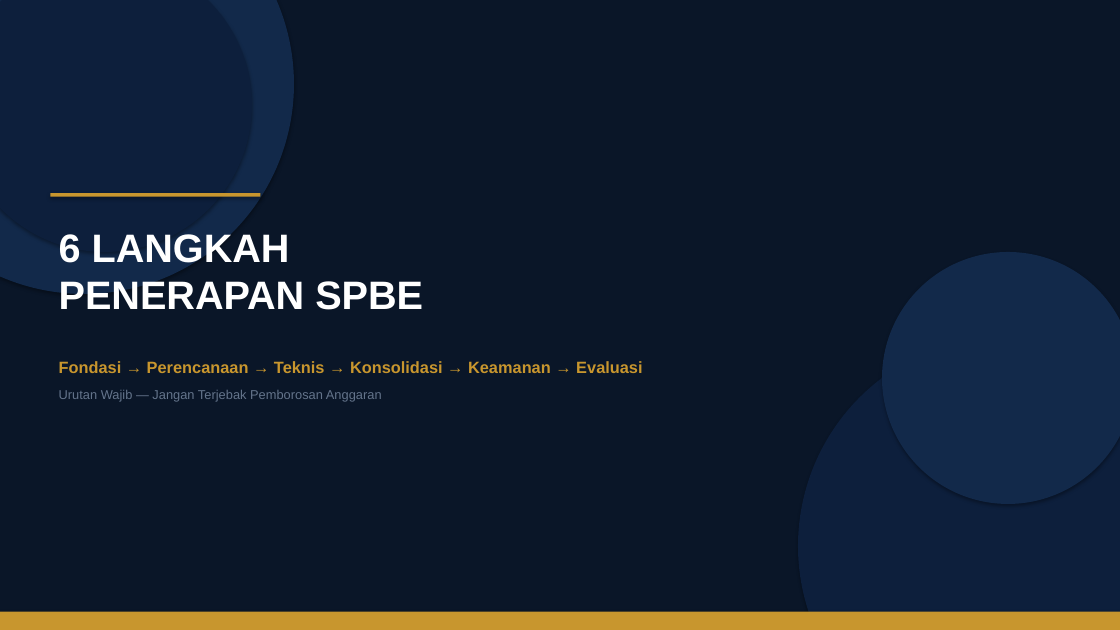
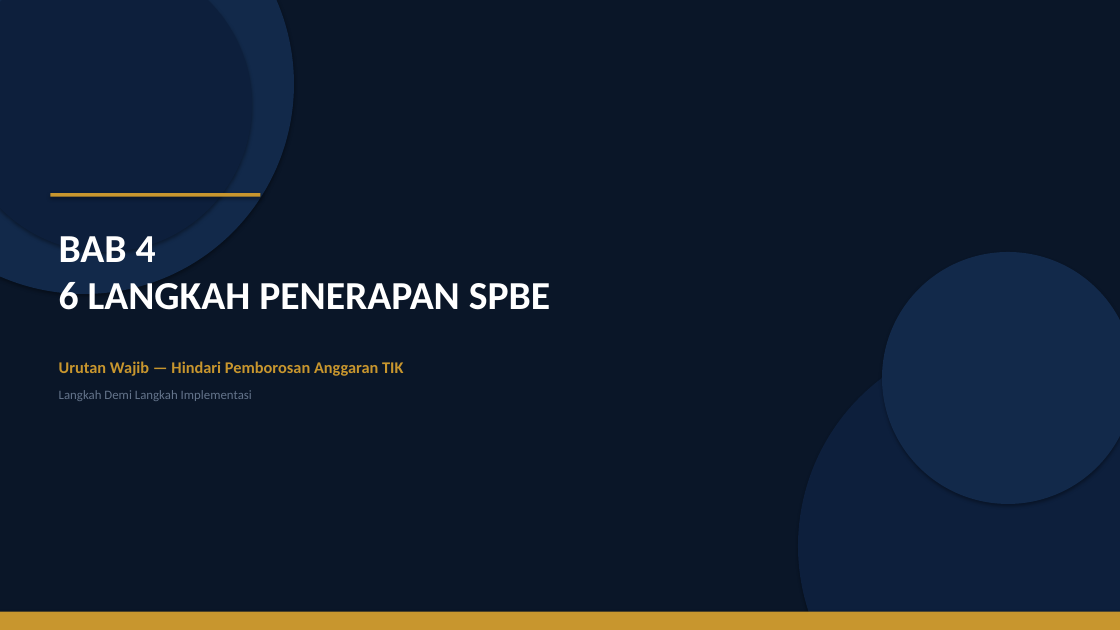
Before and after one commit to rahadiana/coba_ppt, a slide deck: slide 10 of SPBE_Transformasi_Birokrasi.pptx. Drawn at 1120x630 pixels with LibreOffice and Linux fonts; fonts in the diff are those of the drawing. Boxes give left, top, right and bottom in pixels: in the first picture for what was removed or moved away, otherwise in the second. Text is boxed around its words. In the diff, an @@ line names an element or a change of style, - is before the commit and + after.

Commit message:
update: SPBE Transformasi Birokrasi presentation (16 slide, konten lengkap)

```diff
--- a/SPBE_Transformasi_Birokrasi.pptx
+++ b/SPBE_Transformasi_Birokrasi.pptx
@@ text at box(59, 236, 550, 310): text changed; font Arial to Calibri @@
-6 LANGKAH
-PENERAPAN SPBE
+BAB 4
+6 LANGKAH PENERAPAN SPBE
@@ text at box(59, 361, 403, 376): text changed; font Arial to Calibri @@
-Fondasi → Perencanaan → Teknis → Konsolidasi → Keamanan → Evaluasi
+Urutan Wajib — Hindari Pemborosan Anggaran TIK
@@ text at box(59, 390, 252, 401): text changed; font Arial to Calibri @@
-Urutan Wajib — Jangan Terjebak Pemborosan Anggaran
+Langkah Demi Langkah Implementasi
```
Also in this commit, not shown: 14 other slides changed, 1 slide added, 1 slide removed.
